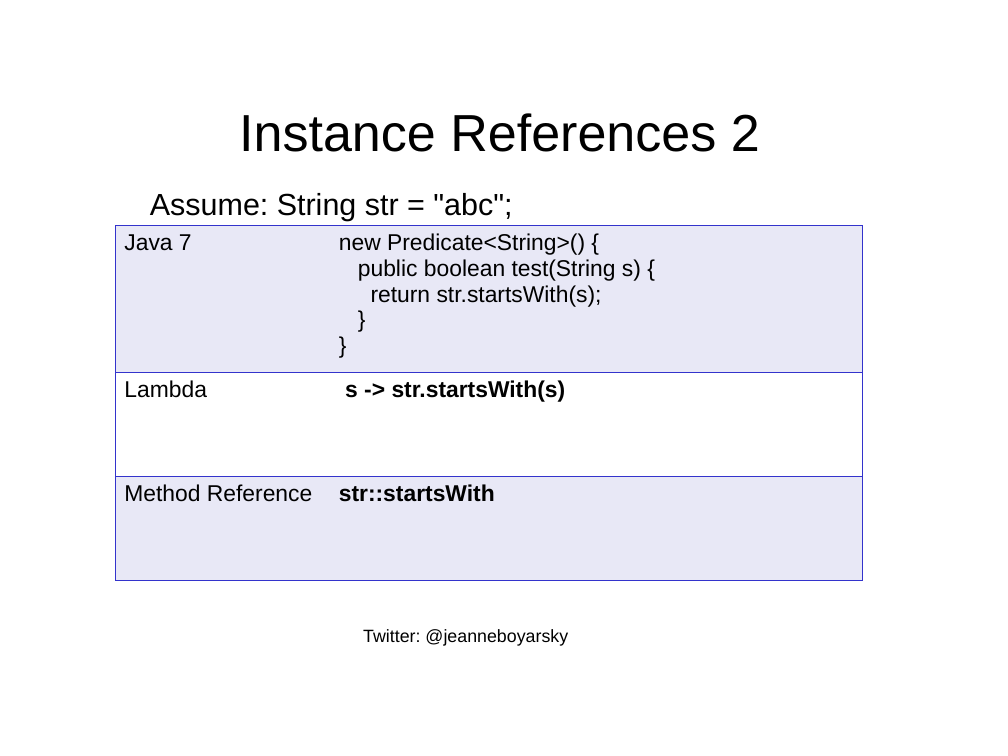
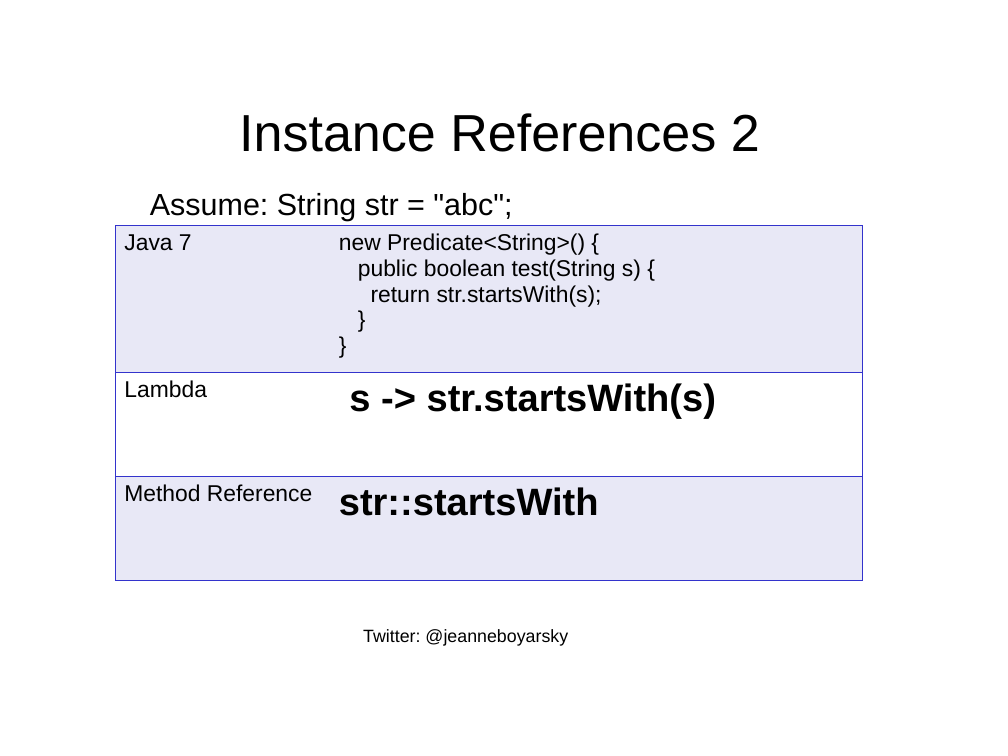
Before and after one commit to boyarsky/java-8-streams-by-puzzles, a slide deck: slide 43 of docs/Slides.ppt. Drawn at 1008x756 pixels with LibreOffice and Linux fonts; fonts in the diff are those of the drawing; background and template pictures are left out. Boxes give left, top, right and bottom in pixels: in the first picture for what was removed or moved away, otherwise in the second. Text is boxed around its words. In the diff, an @@ line names an element or a change of style, - is before the commit and + after.

```diff
--- a/docs/Slides.ppt
+++ b/docs/Slides.ppt
@@ table at box(115, 226, 863, 581) @@
@@ size 18 to 30 pt in "s -> str.startsWith(s)", "str::startsWith" @@
```
Also in this commit, not shown: 7 other slides changed, 1 other file.
